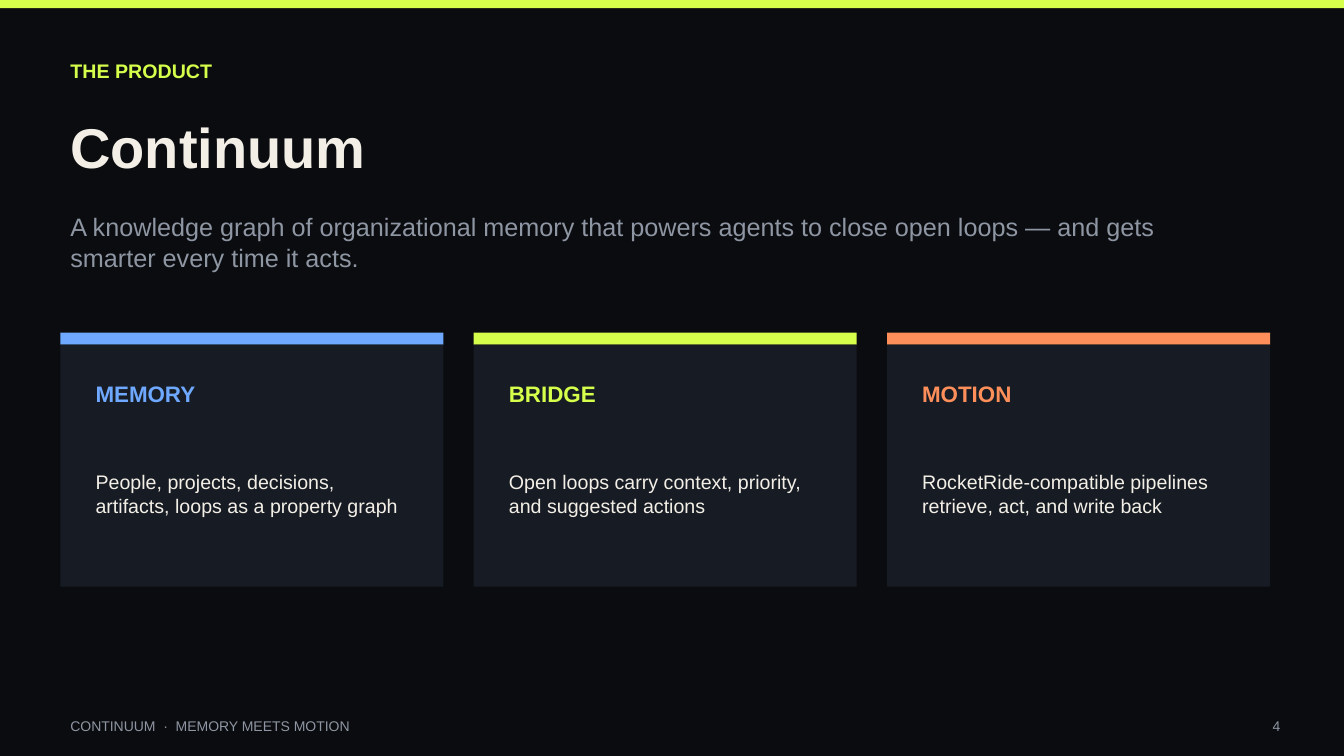
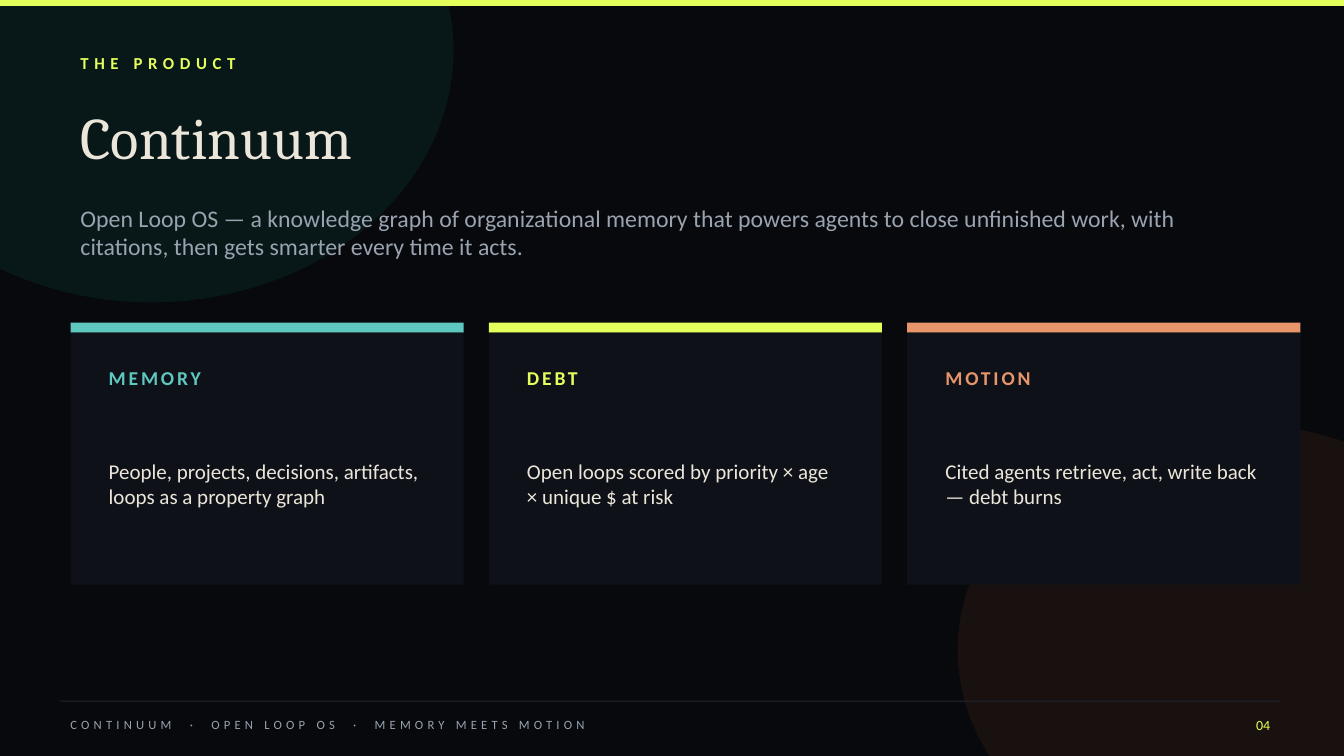
Before and after one commit to vnmoorthy/continuum-memory-meets-motion, a slide deck: slide 4 of slides/Continuum-Memory-Meets-Motion.pptx. Drawn at 1344x756 pixels with LibreOffice and Linux fonts; fonts in the diff are those of the drawing. Boxes give left, top, right and bottom in pixels: in the first picture for what was removed or moved away, otherwise in the second. Text is boxed around its words. In the diff, an @@ line names an element or a change of style, - is before the commit and + after.

Commit message:
UI/UX: noir signal-room theme + polished pitch deck (#3)
* Elevate Continuum UI to a noir signal-room visual system.

Refresh fonts (Fraunces/Manrope), atmosphere, full-bleed landing, app shell,
debt dashboard hierarchy, graph palette, OG art, and the 10-slide pitch deck.

* Align presentation storyboard with the new visual system.

---------

```diff
--- a/slides/Continuum-Memory-Meets-Motion.pptx
+++ b/slides/Continuum-Memory-Meets-Motion.pptx
@@ background #0A0C0F to #07090C @@
@@ rectangle at <box>0,0,1344,6</box>: fill #D6FF4B to #E4FF5C @@
@@ ellipse added at <box>0,0,454,302</box>, fill #0A2A28 at 45% opacity @@
@@ text "THE PRODUCT": place and size @@
-text "THE PRODUCT" at <box>70,64,212,79</box>
+text "THE PRODUCT" at <box>80,58,236,69</box>
@@ text "THE PRODUCT" at <box>80,58,236,69</box>: size 14 to 12 pt, font Arial to Calibri, text colour #D6FF4B to #E4FF5C, letter spacing 0 to 4 pt @@
@@ text "Continuum": place and size @@
-text "Continuum" at <box>70,127,365,169</box>
+text "Continuum" at <box>80,119,352,160</box>
@@ text "Continuum" at <box>80,119,352,160</box>: size 40 to 42 pt, font Arial to Cambria, text colour #F3EFE7 to #ECE6DA, bold off @@
@@ text at <box>80,210,1174,259</box>: text changed; size 18 to 17 pt; font Arial to Calibri; text colour #8F96A3 to #9AA3B0 @@
-A knowledge graph of organizational memory that powers agents to close open loops — and gets smarter every time it acts.
+Open Loop OS — a knowledge graph of organizational memory that powers agents to close unfinished work, with citations, then gets smarter every time it acts.
@@ rectangle: place and size @@
-rectangle at <box>60,333,444,345</box>
+rectangle at <box>71,323,464,333</box>
@@ rectangle at <box>71,323,464,333</box>: fill #6EA8FF to #5EC8C0 @@
@@ rectangle at <box>489,323,882,333</box>: fill #D6FF4B to #E4FF5C @@
@@ rectangle: place and size @@
-rectangle at <box>474,333,857,345</box>
+rectangle at <box>489,323,882,333</box>
@@ rectangle: place and size @@
-rectangle at <box>887,333,1270,345</box>
+rectangle at <box>907,323,1301,333</box>
@@ rectangle at <box>907,323,1301,333</box>: fill #FF8F5A to #E8956C @@
@@ rectangle: place and size @@
-rectangle at <box>60,345,444,587</box>
+rectangle at <box>71,333,464,585</box>
@@ text "MEMORY": place and size @@
-text "MEMORY" at <box>96,386,196,402</box>
+text "MEMORY" at <box>109,372,201,385</box>
@@ text "MEMORY" at <box>109,372,201,385</box>: size 16 to 14 pt, font Arial to Calibri, text colour #6EA8FF to #5EC8C0, letter spacing 0 to 2 pt @@
@@ rectangle: place and size @@
-rectangle at <box>474,345,857,587</box>
+rectangle at <box>489,333,882,585</box>
@@ fill #171C24 to #0E1218 in 3 elements at <box>71,333,464,585</box>, <box>489,333,882,585</box>, <box>907,333,1301,585</box> @@
@@ rectangle: place and size @@
-rectangle at <box>887,345,1270,587</box>
+rectangle at <box>907,333,1301,585</box>
@@ text "MOTION": place and size @@
-text "MOTION" at <box>922,386,1011,403</box>
+text "MOTION" at <box>945,372,1030,385</box>
@@ text "MOTION" at <box>945,372,1030,385</box>: size 16 to 14 pt, font Arial to Calibri, text colour #FF8F5A to #E8956C, letter spacing 0 to 2 pt @@
@@ text removed at <box>509,386,596,403</box> @@
-BRIDGE
@@ text added at <box>527,372,578,385</box>, 14 pt, text #E4FF5C, bold @@
+DEBT
@@ text "People, projects, decisions, artifacts, loops ...": place and size @@
-text "People, projects, decisions, artifacts, loops ..." at <box>96,474,397,517</box>
+text "People, projects, decisions, artifacts, loops ..." at <box>109,464,418,508</box>
@@ text "People, projects, decisions, artifacts, loops ..." at <box>109,464,418,508</box>: size 14 to 15 pt, font Arial to Calibri, text colour #F3EFE7 to #ECE6DA @@
@@ ellipse added at <box>958,423,1344,756</box>, fill #2A1A12 at 50% opacity @@
@@ text at <box>527,464,828,508</box>: text changed; size 14 to 15 pt; font Arial to Calibri; text colour #F3EFE7 to #ECE6DA @@
-Open loops carry context, priority, and suggested actions
+Open loops scored by priority × age × unique $ at risk
@@ text at <box>945,464,1256,504</box>: text changed; size 14 to 15 pt; font Arial to Calibri; text colour #F3EFE7 to #ECE6DA @@
-RocketRide-compatible pipelines retrieve, act, and write back
+Cited agents retrieve, act, write back — debt burns
@@ rectangle added at <box>60,701,1280,702</box>, fill #222831 @@
@@ text at <box>70,721,585,729</box>: text changed; size 10 to 9 pt; font Arial to Calibri; text colour #8F96A3 to #9AA3B0 @@
-CONTINUUM · MEMORY MEETS MOTION
+CONTINUUM · OPEN LOOP OS · MEMORY MEETS MOTION
@@ text added at <box>1256,721,1270,730</box>, 10 pt, text #E4FF5C @@
+04
@@ text removed at <box>1273,721,1281,731</box> @@
-4
```
Also in this commit, not shown: 8 other slides changed, 1 slide added, 1 slide removed, 11 other files.
